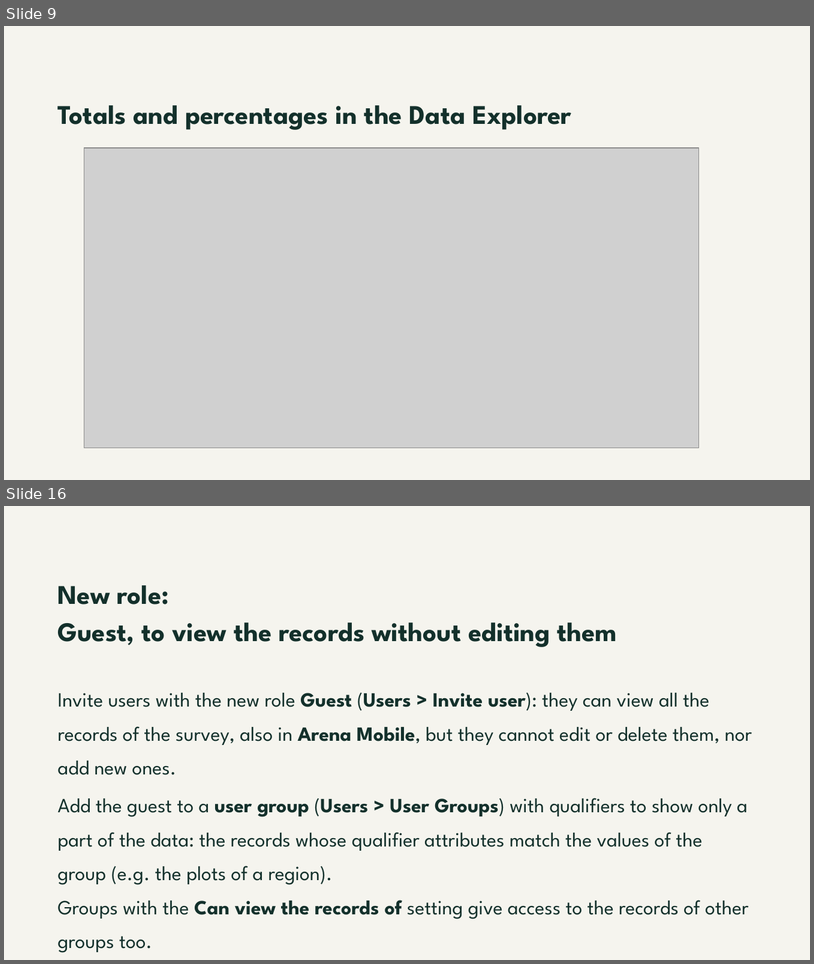
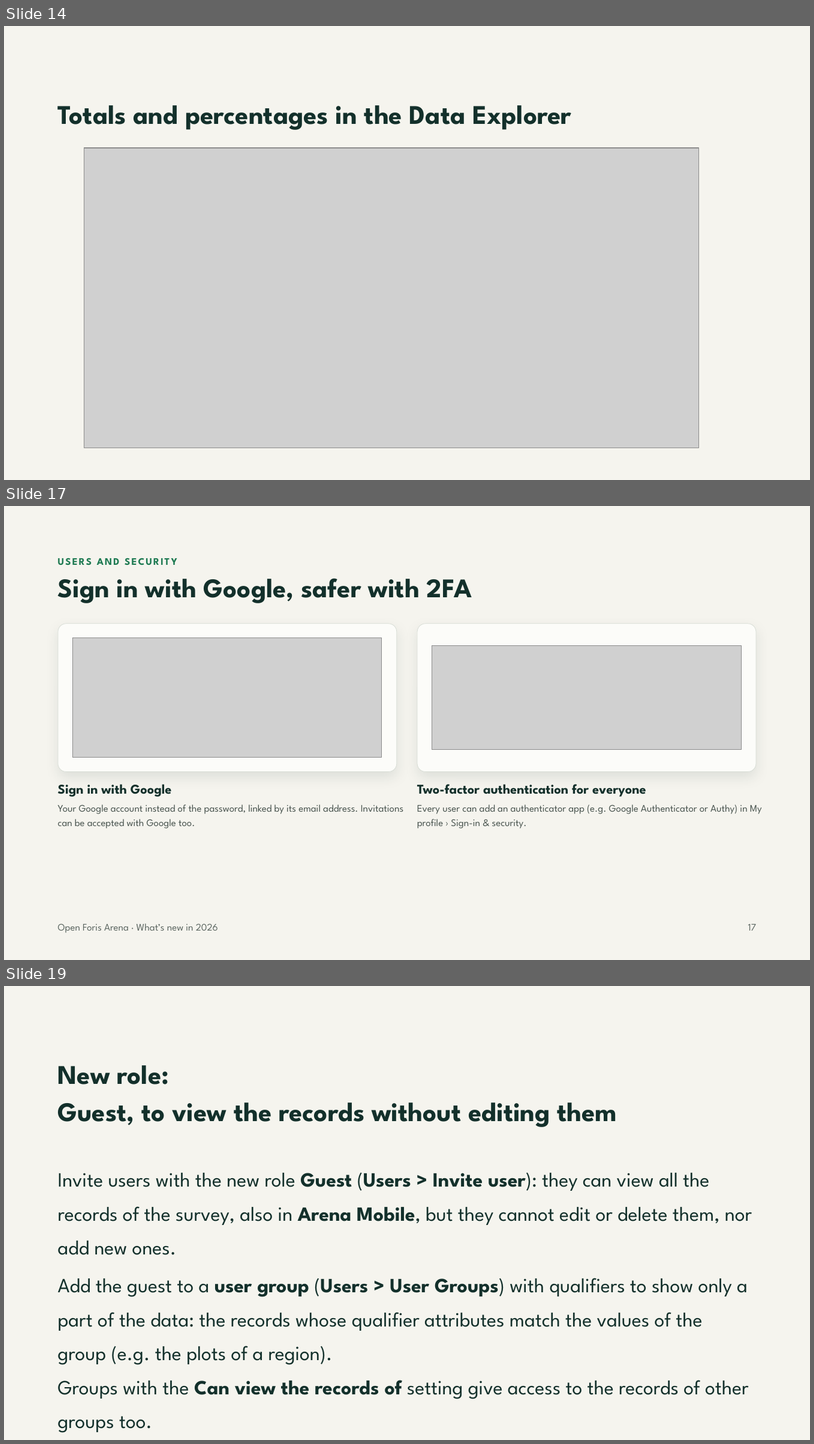
Before and after one commit to openforis/arena, a slide deck: docs/whats-new-2026/arena-whats-new-2026.pptx. Shown one above the other, each under a label of ours: slides 9 and 16 before the commit, slides 14, 17 and 19 after it; the slides between them are not shown. The pictures are 814x964 and 814x1444 pixels, drawn with LibreOffice and Linux fonts; fonts in the diff are those of the drawing; grey boxes stand for pictures. Boxes give left, top, right and bottom in pixels: in the first picture for what was removed or moved away, otherwise in the second. Text is boxed around its words. In the diff, an @@ line names an element or a change of style, - is before the commit and + after.

Commit message:
Docs: What's new in 2026: deck aligned with the video, current Arena and Arena Mobile icons
- Deck (pptx and pdf): slides grouped by area like the video; new slides: sign in with Google and 2FA for everyone, preloaded map layers, position tracking, one AI slide; ODK import no longer beta; Data Explorer slide without the AI query; current Arena logo
- Video: current Arena Mobile icon

```diff
--- a/docs/whats-new-2026/arena-whats-new-2026.pptx
+++ b/docs/whats-new-2026/arena-whats-new-2026.pptx
@@ slide 17 added at (4,506,810,960), background #F5F4EE @@
@@ text added at (58,558,177,565), 12 pt, text #1E7A52, bold @@
+USERS AND SECURITY
@@ title added at (58,578,473,603), 32 pt, text #13302B, bold @@
+Sign in with Google, safer with 2FA
@@ rounded rectangle added at (58,624,396,772), fill #FCFCF9, outline #D6DCD4 0.5 pt @@
@@ rounded rectangle added at (418,624,756,772), fill #FCFCF9, outline #D6DCD4 0.5 pt @@
@@ picture added at (73,638,382,757) @@
@@ picture added at (432,646,741,750) @@
@@ text added at (58,784,172,796), 16 pt, text #13302B, bold @@
+Sign in with Google
@@ text added at (417,784,647,796), 16 pt, text #13302B, bold @@
+Two-factor authentication for everyone
@@ text added at (58,804,404,828), 12 pt, text #4A5550 @@
+Your Google account instead of the password, linked by its email address. Invitations can be accepted with Google too.
@@ text added at (417,804,762,828), 12 pt, text #4A5550 @@
+Every user can add an authenticator app (e.g. Google Authenticator or Authy) in My profile › Sign-in & security.
@@ text added at (58,923,218,933), 12 pt, text #5E6863 @@
+Open Foris Arena · What’s new in 2026
@@ text added at (749,924,757,930), 12 pt, text #5E6863 @@
+17
@@ what was slide 9 is now slide 14 @@
@@ what was slide 16 is now slide 19 @@
```
Also in this commit, not shown: 10 slides changed, 3 other slides added, 3 other files.
